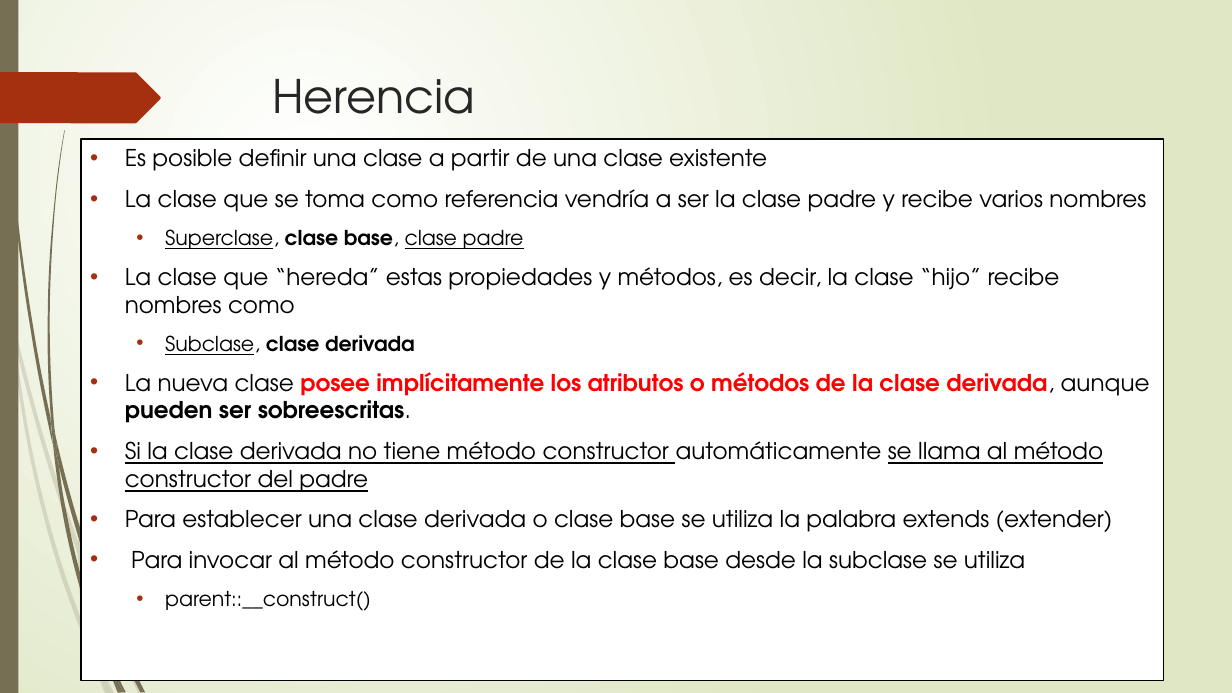
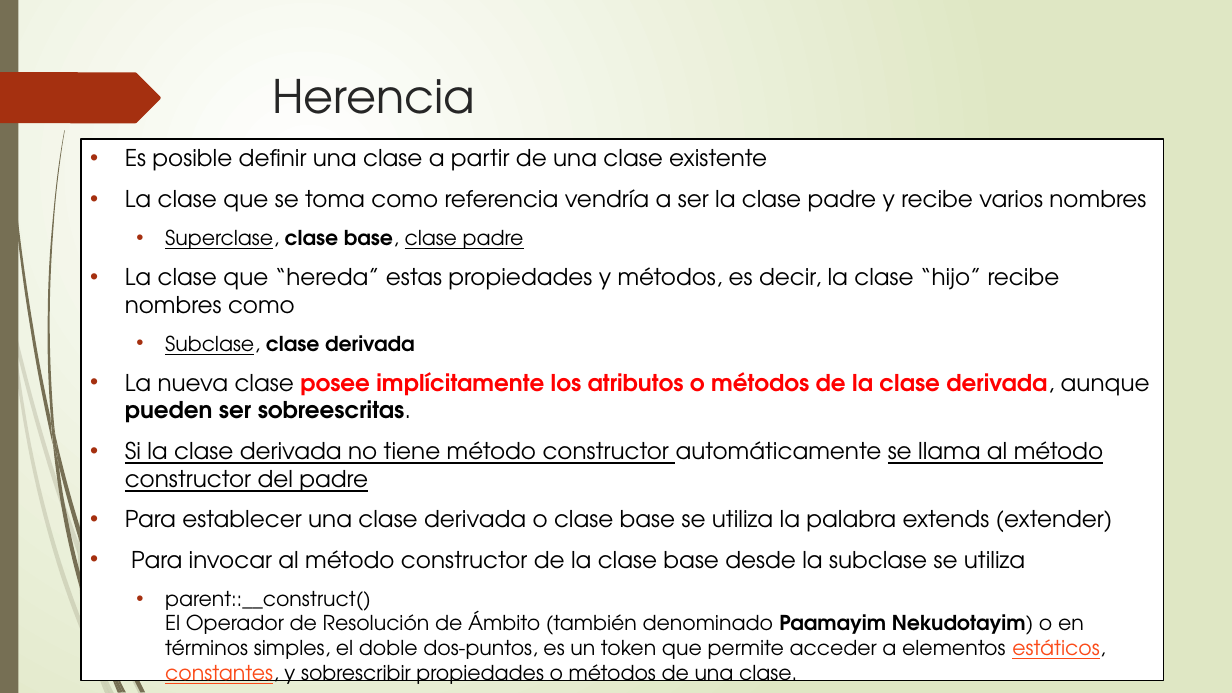
Before and after one commit to webferrol/php, a slide deck: slide 3 of poo/poo_sesion_5/POO_sesion_5.pptx. Drawn at 1232x693 pixels with LibreOffice and Linux fonts; fonts in the diff are those of the drawing. Boxes give left, top, right and bottom in pixels: in the first picture for what was removed or moved away, otherwise in the second. Text is boxed around its words. In the diff, an @@ line names an element or a change of style, - is before the commit and + after.

```diff
--- a/poo/poo_sesion_5/POO_sesion_5.pptx
+++ b/poo/poo_sesion_5/POO_sesion_5.pptx
@@ text at box(165, 591, 1105, 689): text changed @@
-  • parent::__construct()
+  • parent::__construct()
+    El Operador de Resolución de Ámbito (también denominado Paamayim Nekudotayim) o en términos simples, el doble dos-puntos, es un token que permite acceder a elementos estáticos, constantes, y sobrescribir propiedades o métodos de una clase.
```
Also in this commit, not shown: 1 other file.
